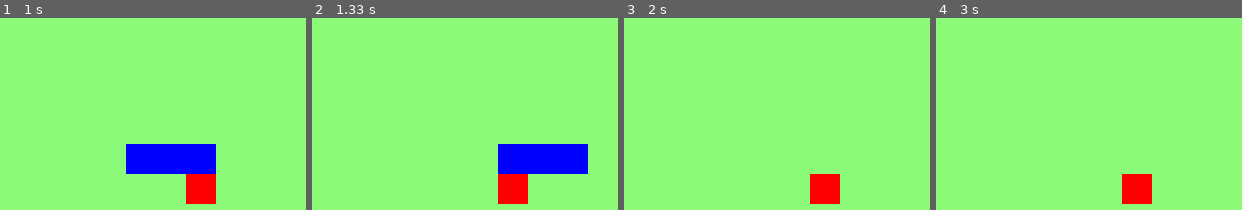
Above: before the commit, frames 1-4 (left to right).
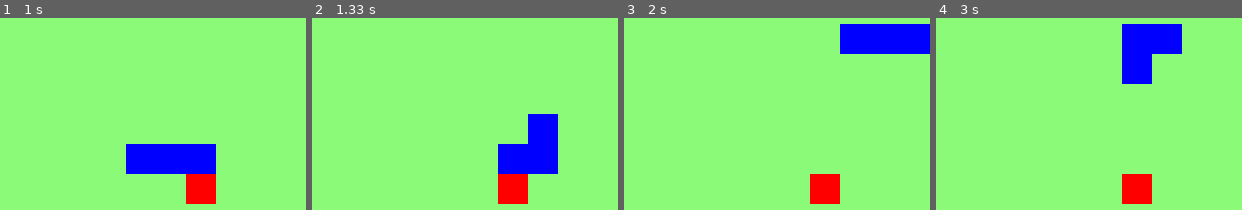
Above: after the commit, the same moments.

Repository: SamiFatmi/Snake-AI
Game: pygame game, started from snakepg.py
Two runs of this game, one before a commit and one after it. Both use one fixed random seed, a clock stepped at 60 frames per second and the inputs below.
Inputs:
- Up to frame 1 (1 s): tap Enter at 0.33 s; hold Right from 0.67 s (still down)
- Up to frame 2 (1.33 s): release Right at 1.13 s; hold Up from 1.17 s (still down)
- Up to frame 3 (2 s): release Up at 1.63 s; hold Right from 1.67 s (still down)
- Up to frame 4 (3 s): release Right at 2.13 s; hold Left 2.17-2.7 s; hold Down from 2.73 s (still down)

Frame 1 is identical in both runs. In frame 2, 3.1% of the frame differs, in the area x 70-91%, y 50-82%; in frame 3, 4.6%, in the area x 70-100%, y 3-19%; in frame 4, 4.6%.

Commit message:
Moving the snake

Diff:
--- a/snakepg.py
+++ b/snakepg.py
@@ -1,4 +1,5 @@
 import pygame, sys, random
+from pygame.constants import K_DOWN, K_LEFT, K_RIGHT, K_UP, KEYDOWN
 from pygame.math import Vector2
 
 class SNAKE :
@@ -56,6 +57,16 @@
         if event.type == SCREEN_UPDATE :
             snake.move_snake()
 
+        if event.type == KEYDOWN :
+            if event.key == K_UP:
+                snake.direction = Vector2(0,-1)
+            if event.key == K_DOWN:
+                snake.direction = Vector2(0,1)
+            if event.key == K_RIGHT:
+                snake.direction = Vector2(1,0)
+            if event.key == K_LEFT:
+                snake.direction = Vector2(-1,0)
+
     # surfaces
     window.fill((138,250,120))
     fruit.draw_square()
